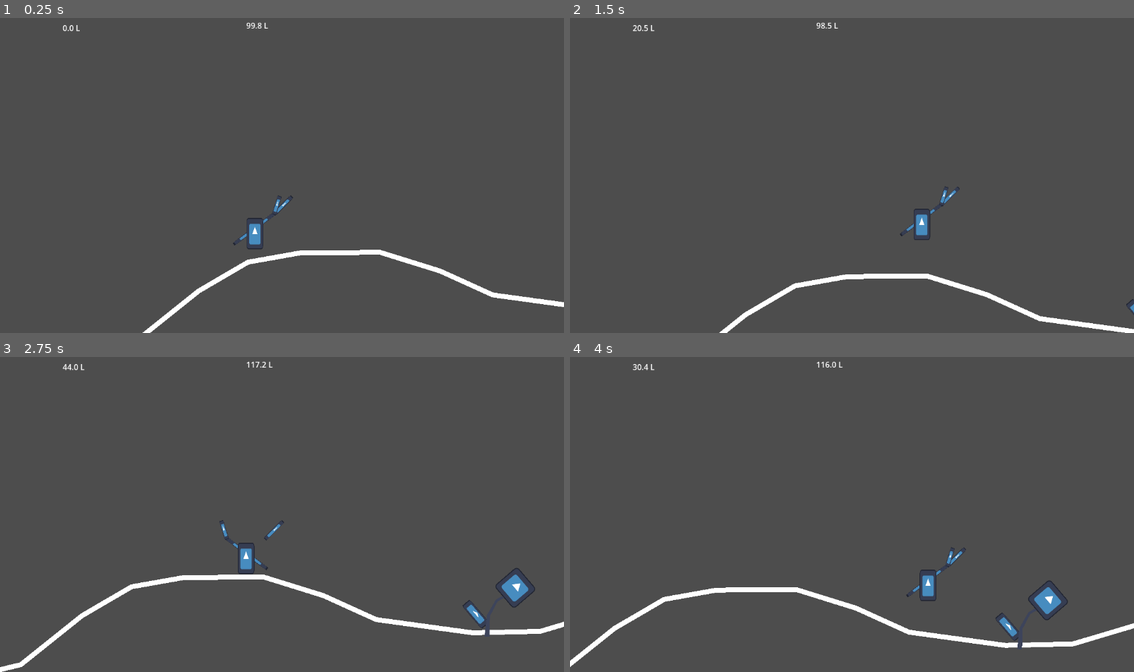
Above: before the commit, frames 1-4 (two rows, left to right).
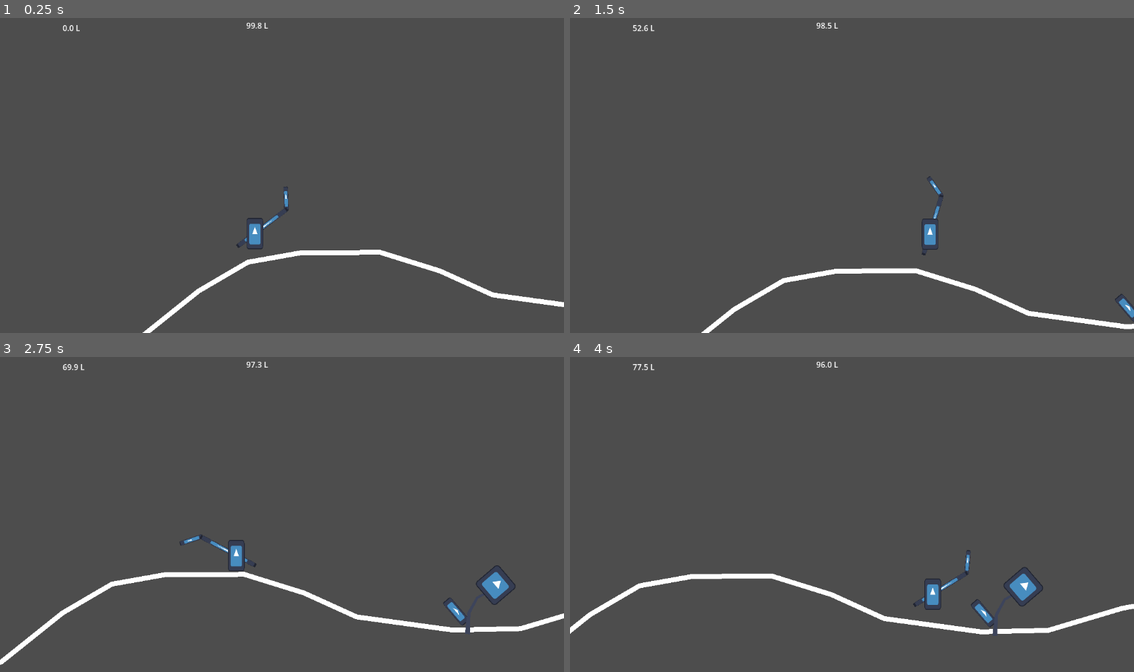
Above: after the commit, the same moments.

Repository: Eptwalabha/ld52
Game: Godot game, scene res://scene/game.tscn
The game is run twice, just before and just after one commit, with the same random seed, the same clock (stepped at 60 frames per second) and the same inputs. The engine's default icon, where the game draws it, is replaced by a stand-in: a white triangle on a blue panel in a dark square.
Inputs:
- Up to frame 1 (0.25 s): no input
- Up to frame 2 (1.5 s): hold E (action) 0.53-1.28 s; hold Right (move_right) from 0.53 s (still down); tap Up (jump) at 0.77 s; tap Space (attack) at 0.8, 1.35 s
- Up to frame 3 (2.75 s): tap Up (jump) at 1.52 s; tap E (action) at 1.55 s; release Right (move_right) at 2.03 s; hold Left (move_left) from 2.03 s (still down); hold E (action) from 2.03 s (still down); tap Space (attack) at 2.3 s
- Up to frame 4 (4 s): release Left (move_left) at 2.78 s; release E (action) at 2.78 s; hold Right (move_right) from 2.78 s (still down); tap Space (attack) at 2.85, 3.8 s; tap Up (jump) at 3.02, 3.77 s; tap E (action) at 3.05 s; hold E (action) from 3.53 s (still down)

The runs differ from the first frame. In frame 1, 0.2% of the frame differs, in the area x 41-52%, y 53-73%; in frame 2, 2.6%; in frame 3, 3.9%; in frame 4, 4.7%, in the area x 0-100%, y 1-99%.

Commit message:
basic attack

Diff:
--- a/project.godot
+++ b/project.godot
@@ -66,7 +66,7 @@
 attack={
 "deadzone": 0.5,
 "events": [Object(InputEventKey,"resource_local_to_scene":false,"resource_name":"","device":0,"window_id":0,"alt_pressed":false,"shift_pressed":false,"ctrl_pressed":false,"meta_pressed":false,"pressed":false,"keycode":0,"physical_keycode":32,"unicode":0,"echo":false,"script":null)
-, Object(InputEventJoypadButton,"resource_local_to_scene":false,"resource_name":"","device":-1,"button_index":10,"pressure":0.0,"pressed":false,"script":null)
+, Object(InputEventJoypadButton,"resource_local_to_scene":false,"resource_name":"","device":-1,"button_index":1,"pressure":0.0,"pressed":false,"script":null)
 ]
 }
 action={
@@ -95,6 +95,11 @@
 "events": [Object(InputEventJoypadMotion,"resource_local_to_scene":false,"resource_name":"","device":-1,"axis":0,"axis_value":1.0,"script":null)
 ]
 }
+charge={
+"deadzone": 0.5,
+"events": [Object(InputEventJoypadButton,"resource_local_to_scene":false,"resource_name":"","device":-1,"button_index":10,"pressure":0.0,"pressed":false,"script":null)
+]
+}
 
 [layer_names]
 
@@ -104,3 +109,5 @@
 2d_physics/layer_4="lutin"
 2d_physics/layer_5="plant"
 2d_physics/layer_6="water"
+2d_physics/layer_7="hitbox"
+2d_physics/layer_8="hurtbox"
--- a/scene/player/player.gd
+++ b/scene/player/player.gd
@@ -7,8 +7,9 @@
 const JUMP_VELOCITY = -400.0
 var gravity = ProjectSettings.get_setting("physics/2d/default_gravity")
 
-@onready var pivot : Node2D = $Pivot
+@onready var pivot : Node2D = $pivot
 @onready var aim : Node2D = $aim
+@onready var anim : AnimationPlayer = $AnimationPlayer
 
 @export var water_max_capacity : int = 100
 @export var drinking_speed : float = 150.0
@@ -52,9 +53,16 @@
 		drink(delta)
 
 	if Input.is_action_just_pressed("attack"):
+		anim.play("hit")
+
+	if Input.is_action_just_pressed("charge"):
 		start_spit_charge()
-	if spitting and Input.is_action_just_released("attack"):
-		end_spit_charge()
+
+	if Input.is_action_just_released("charge"):
+		if spitting:
+			end_spit_charge()
+		else:
+			anim.play("hit")
 
 	if spitting and Input.is_action_pressed("attack"):
 		spitting_charge += delta
@@ -64,10 +72,12 @@
 func start_spit_charge() -> void:
 	print("water_level %s" % water_level)
 	spitting = water_level > 0.0
+	aim.visible = spitting
 	spitting_charge = 0.0
 
 func end_spit_charge() -> void:
 	spitting = false
+	aim.visible = false
 	emit_signal("spat", spitting_charge)
 
 func drink(delta: float) -> void:
--- a/scene/player/player.tscn
+++ b/scene/player/player.tscn
@@ -1,7 +1,11 @@
-[gd_scene load_steps=7 format=3 uid="uid://cmw024l2feyww"]
+[gd_scene load_steps=11 format=3 uid="uid://cmw024l2feyww"]
 
 [ext_resource type="Script" path="res://scene/player/player.gd" id="1_pdtgp"]
 [ext_resource type="Texture2D" uid="uid://xp5k4w74fa3o" path="res://icon.svg" id="2_e6uun"]
+
+[sub_resource type="CapsuleShape2D" id="CapsuleShape2D_ky3gt"]
+radius = 14.5536
+height = 98.9278
 
 [sub_resource type="SeparationRayShape2D" id="SeparationRayShape2D_wyi5i"]
 length = 40.0
@@ -15,6 +19,92 @@
 
 [sub_resource type="SeparationRayShape2D" id="SeparationRayShape2D_ge34x"]
 
+[sub_resource type="Animation" id="Animation_d5dbg"]
+resource_name = "hit"
+length = 0.5
+step = 0.02
+tracks/0/type = "value"
+tracks/0/imported = false
+tracks/0/enabled = true
+tracks/0/path = NodePath("pivot/straw:rotation")
+tracks/0/interp = 1
+tracks/0/loop_wrap = true
+tracks/0/keys = {
+"times": PackedFloat32Array(0, 0.02, 0.06, 0.22, 0.26, 0.32, 0.42),
+"transitions": PackedFloat32Array(1, 1, 1, 1, 1, 1, 1),
+"update": 0,
+"values": [0.0, -1.20602, -1.20602, 1.10654, 1.10654, 0.804597, 0.0]
+}
+tracks/1/type = "value"
+tracks/1/imported = false
+tracks/1/enabled = true
+tracks/1/path = NodePath("pivot/straw/Node2D:rotation")
+tracks/1/interp = 1
+tracks/1/loop_wrap = true
+tracks/1/keys = {
+"times": PackedFloat32Array(0, 0.02, 0.1, 0.22, 0.26, 0.42, 0.5),
+"transitions": PackedFloat32Array(1, 1, 1, 1, 1, 1, 1),
+"update": 0,
+"values": [0.0, 1.60919, 0.0663225, 0.0122173, 1.56731, 1.80991, 0.0]
+}
+tracks/2/type = "value"
+tracks/2/imported = false
+tracks/2/enabled = true
+tracks/2/path = NodePath("pivot/straw/hitbox/CollisionShape2D:disabled")
+tracks/2/interp = 1
+tracks/2/loop_wrap = true
+tracks/2/keys = {
+"times": PackedFloat32Array(0, 0.1, 0.32),
+"transitions": PackedFloat32Array(1, 1, 1),
+"update": 1,
+"values": [true, false, true]
+}
+
+[sub_resource type="Animation" id="Animation_q01mu"]
+length = 0.001
+tracks/0/type = "value"
+tracks/0/imported = false
+tracks/0/enabled = true
+tracks/0/path = NodePath("pivot/straw:rotation")
+tracks/0/interp = 1
+tracks/0/loop_wrap = true
+tracks/0/keys = {
+"times": PackedFloat32Array(0),
+"transitions": PackedFloat32Array(1),
+"update": 0,
+"values": [0.0]
+}
+tracks/1/type = "value"
+tracks/1/imported = false
+tracks/1/enabled = true
+tracks/1/path = NodePath("pivot/straw/Node2D:rotation")
+tracks/1/interp = 1
+tracks/1/loop_wrap = true
+tracks/1/keys = {
+"times": PackedFloat32Array(0),
+"transitions": PackedFloat32Array(1),
+"update": 0,
+"values": [0.0]
+}
+tracks/2/type = "value"
+tracks/2/imported = false
+tracks/2/enabled = true
+tracks/2/path = NodePath("pivot/straw/hitbox/CollisionShape2D:disabled")
+tracks/2/interp = 1
+tracks/2/loop_wrap = true
+tracks/2/keys = {
+"times": PackedFloat32Array(0),
+"transitions": PackedFloat32Array(1),
+"update": 1,
+"values": [false]
+}
+
+[sub_resource type="AnimationLibrary" id="AnimationLibrary_tev7r"]
+_data = {
+"RESET": SubResource("Animation_q01mu"),
+"hit": SubResource("Animation_d5dbg")
+}
+
 [node name="CharacterBody2D" type="CharacterBody2D"]
 collision_mask = 14
 floor_constant_speed = true
@@ -22,48 +112,63 @@
 script = ExtResource("1_pdtgp")
 
 [node name="aim" type="Node2D" parent="."]
-rotation = 0.785398
+visible = false
+rotation = 1.5708
 
 [node name="Icon" type="Sprite2D" parent="aim"]
 position = Vector2(0, -81)
 scale = Vector2(0.0625, 0.40625)
 texture = ExtResource("2_e6uun")
 
-[node name="Pivot" type="Node2D" parent="."]
+[node name="pivot" type="Node2D" parent="."]
 
-[node name="Straw" type="Node2D" parent="Pivot"]
+[node name="straw" type="Node2D" parent="pivot"]
 
-[node name="Icon2" type="Sprite2D" parent="Pivot/Straw"]
-position = Vector2(-1.00001, -10)
-rotation = 0.924959
-scale = Vector2(0.0553243, 0.829865)
+[node name="Node2D" type="Node2D" parent="pivot/straw"]
+position = Vector2(64.3062, -50.2465)
+scale = Vector2(1, 1)
+
+[node name="Icon" type="Sprite2D" parent="pivot/straw/Node2D"]
+position = Vector2(-0.696259, -21.4989)
+rotation = -0.0478683
+scale = Vector2(0.0738331, 0.383896)
 texture = ExtResource("2_e6uun")
 
-[node name="Icon" type="Sprite2D" parent="Pivot/Straw/Icon2"]
-position = Vector2(-192, -78.9333)
-rotation = -0.0478683
-scale = Vector2(1.01627, 3.30176)
-skew = -1.43042
+[node name="Icon2" type="Sprite2D" parent="pivot/straw"]
+position = Vector2(15, -12)
+rotation = 0.924959
+scale = Vector2(0.0723474, 1)
 texture = ExtResource("2_e6uun")
 
-[node name="Icon" type="Sprite2D" parent="Pivot"]
+[node name="hitbox" type="Area2D" parent="pivot/straw"]
+position = Vector2(64.3062, -50.2465)
+scale = Vector2(1, 1)
+collision_layer = 64
+collision_mask = 0
+
+[node name="CollisionShape2D" type="CollisionShape2D" parent="pivot/straw/hitbox"]
+position = Vector2(-2.20449, 2.0866)
+rotation = 4.047
+shape = SubResource("CapsuleShape2D_ky3gt")
+
+[node name="Icon" type="Sprite2D" parent="pivot"]
 scale = Vector2(0.265625, 0.5)
 texture = ExtResource("2_e6uun")
 
-[node name="ItemDetector" type="Area2D" parent="Pivot"]
+[node name="ItemDetector" type="Area2D" parent="pivot"]
 collision_layer = 0
 collision_mask = 12
 
-[node name="CollisionShape2D" type="CollisionShape2D" parent="Pivot/ItemDetector"]
+[node name="CollisionShape2D" type="CollisionShape2D" parent="pivot/ItemDetector"]
 position = Vector2(30, 0)
 rotation = -1.5708
 shape = SubResource("SeparationRayShape2D_wyi5i")
 
-[node name="WaterDetector" type="Area2D" parent="Pivot"]
+[node name="WaterDetector" type="Area2D" parent="pivot"]
 collision_layer = 0
 collision_mask = 32
 
-[node name="CollisionShape2D" type="CollisionShape2D" parent="Pivot/WaterDetector"]
+[node name="CollisionShape2D" type="CollisionShape2D" parent="pivot/WaterDetector"]
 position = Vector2(22.5, 34.5)
 shape = SubResource("RectangleShape2D_h5v0u")
 
@@ -74,5 +179,10 @@
 position = Vector2(0, 20)
 shape = SubResource("SeparationRayShape2D_ge34x")
 
-[connection signal="area_entered" from="Pivot/ItemDetector" to="." method="_on_area_2d_area_entered"]
-[connection signal="area_entered" from="Pivot/WaterDetector" to="." method="_on_area_2d_area_entered"]
+[node name="AnimationPlayer" type="AnimationPlayer" parent="."]
+libraries = {
+"": SubResource("AnimationLibrary_tev7r")
+}
+
+[connection signal="area_entered" from="pivot/ItemDetector" to="." method="_on_area_2d_area_entered"]
+[connection signal="area_entered" from="pivot/WaterDetector" to="." method="_on_area_2d_area_entered"]
